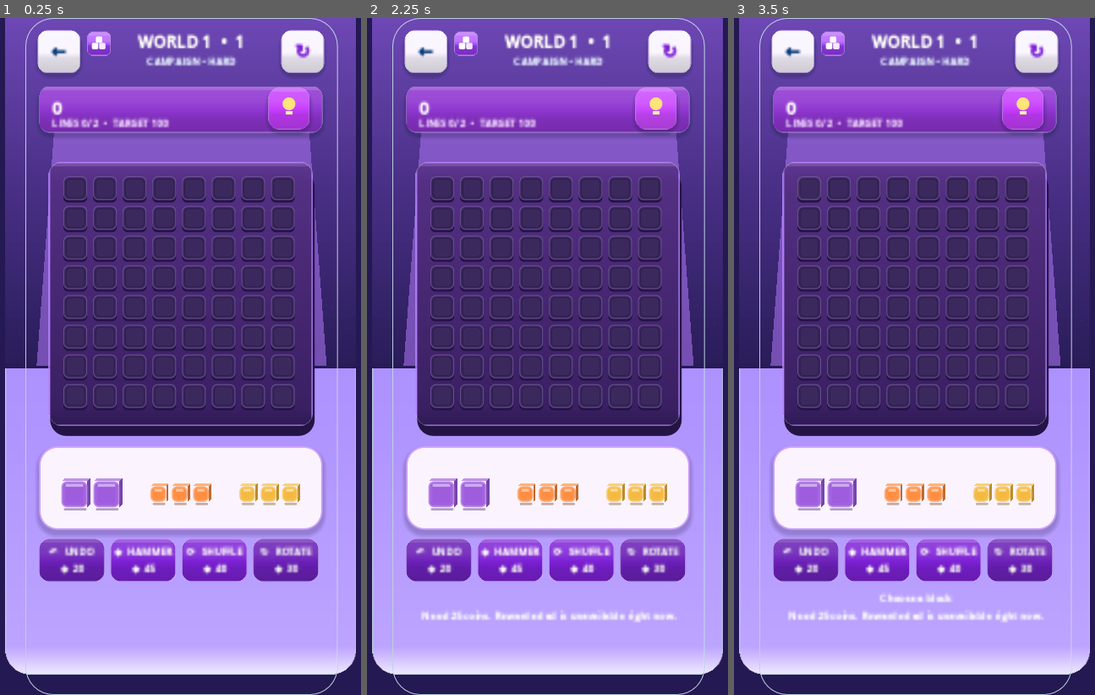
Above: before the commit, frames 1-3 (left to right).
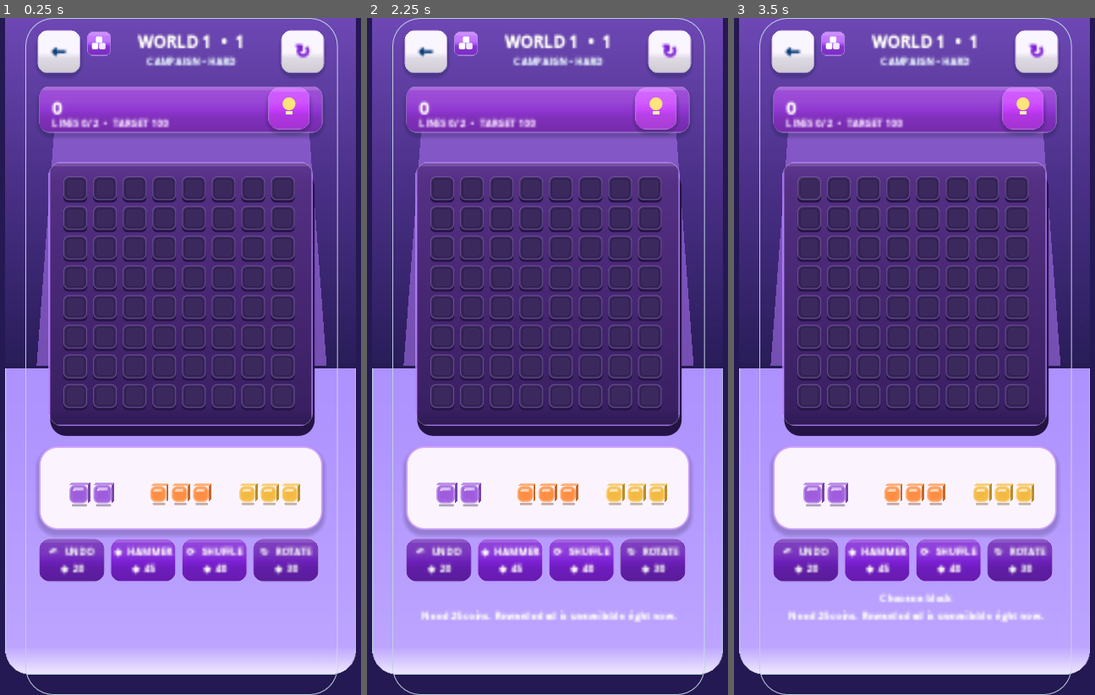
Above: after the commit, the same moments.

Repository: eghosa001/unjam
Game: Godot game, scene res://scenes/BlockPuzzle.tscn
Same seed, same stepped clock (60 frames per second), same inputs: the game is played once before the commit and once after it. This scene is started directly instead of the project's main scene.
Inputs (mouse positions are in pixels of both pictures, inside the frame that each line leads up to):
- Up to frame 1 (0.25 s): no input
- Up to frame 2 (2.25 s): click "←" at 0.5 s; click "↻" at 1.25 s; click (655, 106) at 2 s
- Up to frame 3 (3.5 s): click (809, 187) at 2.77 s

The runs differ from the first frame. In frame 1, 0.5% of the frame differs, in the area x 16-81%, y 68-73%; in frame 2, 0.5%; in frame 3, 0.5%.

Commit message:
fix: normalize Block tray piece scale and strengthen gloss

Diff:
--- a/scripts/ui/block_piece_button.gd
+++ b/scripts/ui/block_piece_button.gd
@@ -428,8 +428,10 @@
 	for point in points:
 		max_x = maxi(max_x, point.x)
 		max_y = maxi(max_y, point.y)
-	var cell := minf(74.0, minf((size.x - 24.0) / float(max_x + 1), (size.y - 18.0) / float(max_y + 1)))
-	cell = maxf(14.0, cell)
+	var fit_cell := minf((size.x - 24.0) / float(max_x + 1), (size.y - 18.0) / float(max_y + 1))
+	# Keep every tray shape on one visual scale. A single-cell piece should read
+	# like one board cell, not inflate to fill the entire tray slot.
+	var cell := clampf(minf(30.0, fit_cell), 16.0, 30.0)
 	var total := Vector2((max_x + 1) * cell, (max_y + 1) * cell)
 	var origin := (size - total) * 0.5
 	for point in points:
@@ -466,7 +468,13 @@
 	draw_style_box(_style(fill, fill.lightened(0.28), 2, 6), front)
 	var inner := front.grow(-3.0)
 	draw_style_box(_style(Color(fill.lightened(0.10), 0.20), Color(1, 1, 1, 0.08), 1, 4), inner)
-	draw_line(front.position + Vector2(6, 5), Vector2(front.end.x - 6, front.position.y + 5), Color(fill.lightened(0.54), 0.92), 2.4, true)
+	draw_line(front.position + Vector2(6, 5), Vector2(front.end.x - 6, front.position.y + 5), Color(fill.lightened(0.58), 0.96), 2.6, true)
+	var gloss_band := Rect2(
+		front.position + Vector2(front.size.x * 0.16, front.size.y * 0.18),
+		Vector2(front.size.x * 0.46, maxf(3.0, front.size.y * 0.16))
+	)
+	draw_style_box(_style(Color(1, 1, 1, 0.16), Color(1, 1, 1, 0.06), 1, 5), gloss_band)
+	draw_circle(front.position + Vector2(front.size.x * 0.25, front.size.y * 0.30), maxf(1.2, front.size.x * 0.045), Color(1,1,1,0.52))
 
 func _sanitize_shape(value: Array) -> Array:
 	var unique := {}
